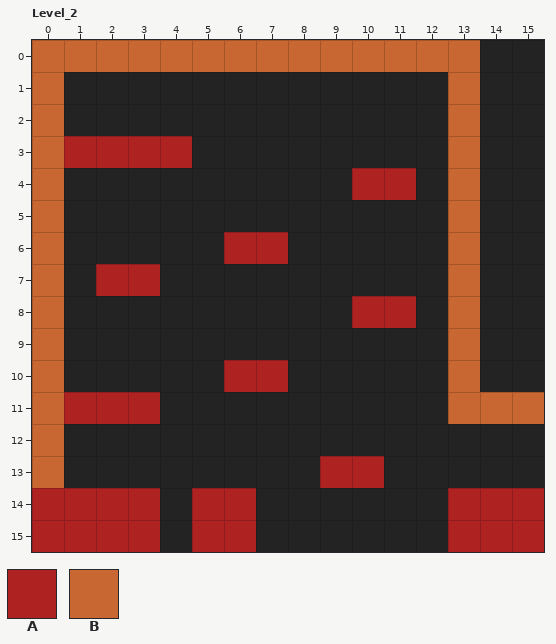
An edit to a level. LDtk project, ProjectMango/Resources/Maps/Biome1.ldtk. Above: the version before the commit.
Cells are 16x16 px. Shown: Level_2 x 0..15, y 0..15. The commit also changed other parts of the map, which this record leaves out.
Key: from "TerrainColliders": A 1 "Floor", B 2 "Wall".
_ is an empty cell.
Layers that did not change in this view are not listed.
Layer "TerrainColliders" before, first column x 0:
 0 BBBBBBBBBBBBBB__
 1 B____________B__
 2 B____________B__
 3 BAAAA________B__
 4 B_________AA_B__
 5 B____________B__
 6 B_____AA_____B__
 7 B_AA_________B__
 8 B_________AA_B__
 9 B____________B__
10 B_____AA_____B__
11 BAAA_________BBB
12 B_______________
13 B________AA_____
14 AAAA_AA______AAA
15 AAAA_AA______AAA
The result:
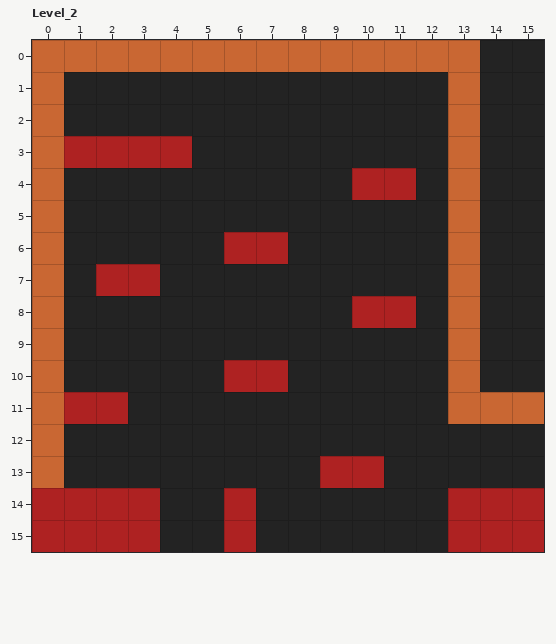
From old to new:
Layer "TerrainColliders":
y 11: x 3 A -> _
y 14..15: x 5 A -> _
Boxes around the changes in both pictures, in picture pixels (x1, y1, x2, y2):
removed: (128, 392, 160, 424)
removed: (192, 488, 224, 552)
